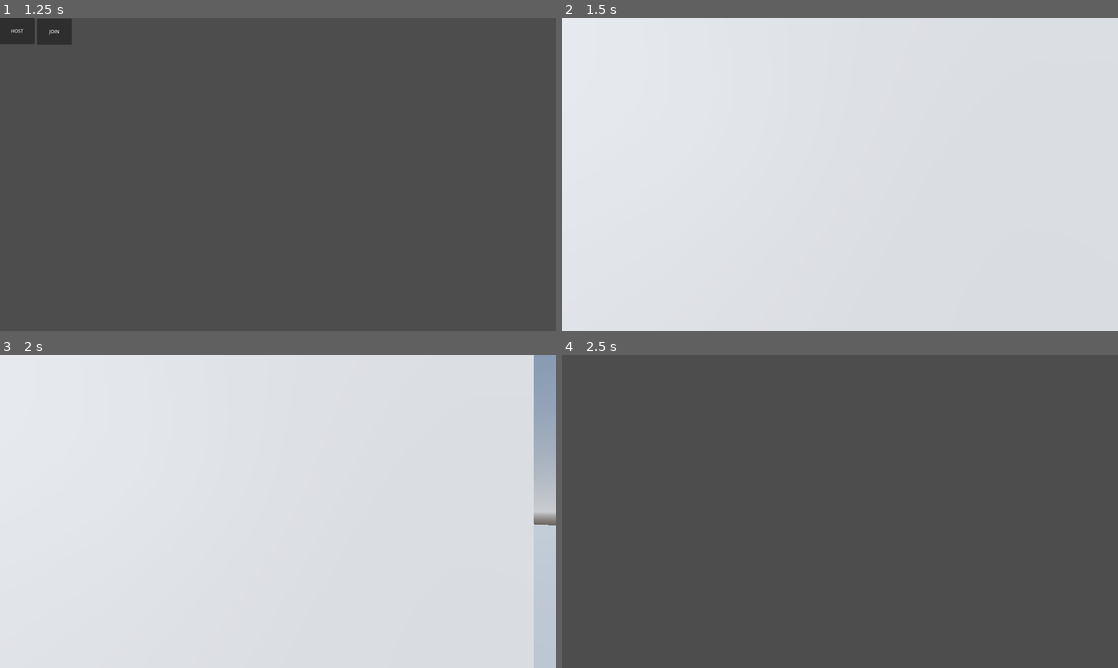
Above: before the commit, frames 1-4 (two rows, left to right).
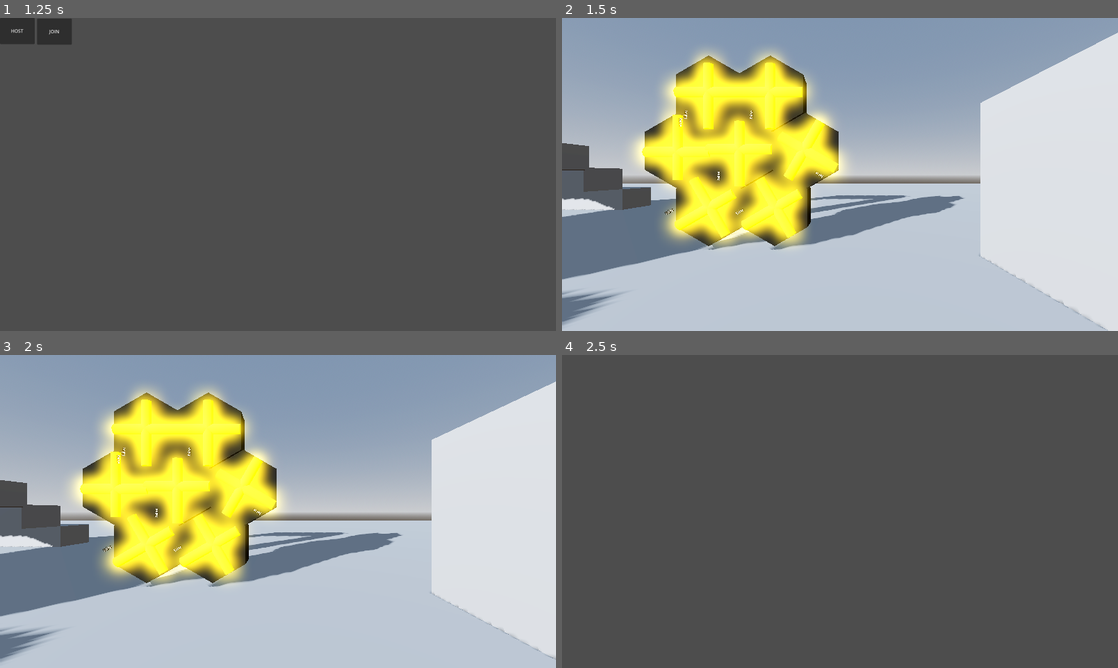
Above: after the commit, the same moments.

Repository: Sarvesh-222/ESCAPE_SFIT
Game: Godot game, scene res://Scenes/main.tscn
Same seed, same stepped clock (60 frames per second), same inputs: the game is played once before the commit and once after it.
Inputs (mouse positions are in pixels of both pictures, inside the frame that each line leads up to):
- Up to frame 1 (1.25 s): tap Enter (enter) at 0.5 s; move the mouse to (400, 158) at 0.52 s; hold Right (Right_arrow) from 0.53 s (still down); hold Enter (enter) from 0.53 s (still down); click (400, 158) at 0.67 s
- Up to frame 2 (1.5 s): release Right (Right_arrow) at 1.25 s; release Enter (enter) at 1.25 s; click "HOST" at 1.25 s
- Up to frame 3 (2 s): no input
- Up to frame 4 (2.5 s): move the mouse to (728, 527) at 2.02 s; hold Down (ui_down) from 2.03 s (still down); tap P at 2.1 s

Frame 1 is identical in both runs. In frame 2, 80% of the frame differs, in the area x 0-100%, y 0-100%; in frame 3, 86%; in frame 4, nothing differs.

Commit message:
refinementa

Diff:
--- a/Scenes/main.tscn
+++ b/Scenes/main.tscn
@@ -200,7 +200,7 @@
 transform = Transform3D(0.5, 0, 0, 0, 0.5, 0, 0, 0, 0.5, -0.763127, 2.74614, -4.62364)
 
 [node name="Node3D" parent="." instance=ExtResource("11_6iyac")]
-transform = Transform3D(1, 0, 0, 0, 1, 0, 0, 0, 1, -2.1, 2.1, -3)
+transform = Transform3D(1, 0, 0, 0, 1, 0, 0, 0, 1, 7.5, 2.1, -3)
 
 [connection signal="pressed" from="CanvasLayer/Host" to="." method="_on_host_pressed"]
 [connection signal="pressed" from="CanvasLayer/Join" to="." method="_on_join_pressed"]
Not shown, changed: Addons/brackeys-proto-controller-main/proto_controller/proto_controller.gd
